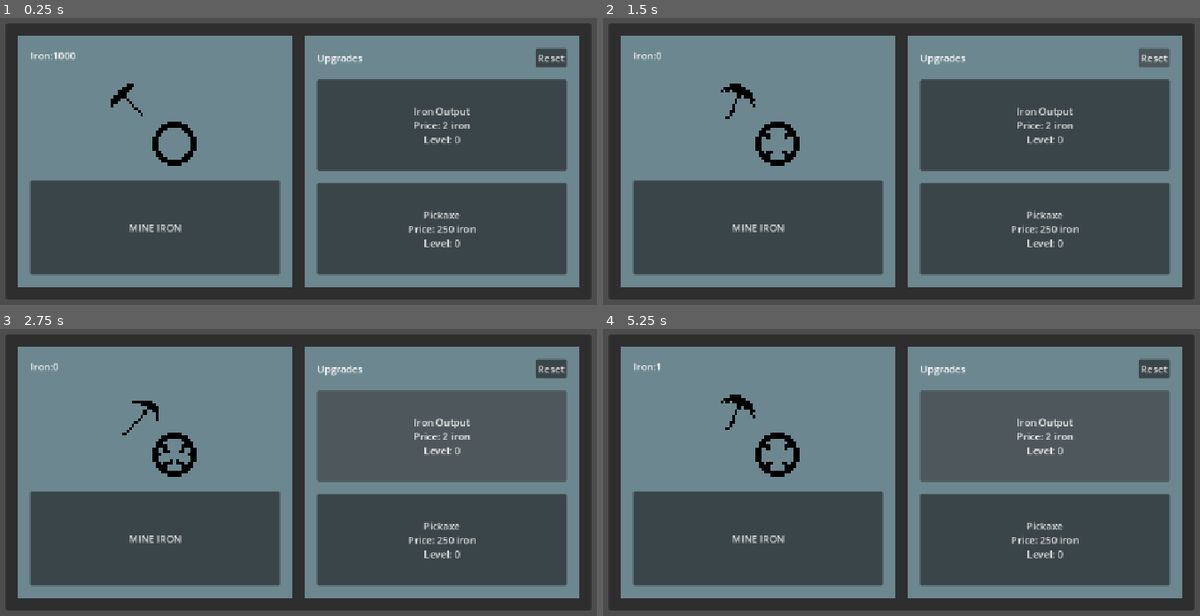
Above: before the commit, frames 1-4 (two rows, left to right).
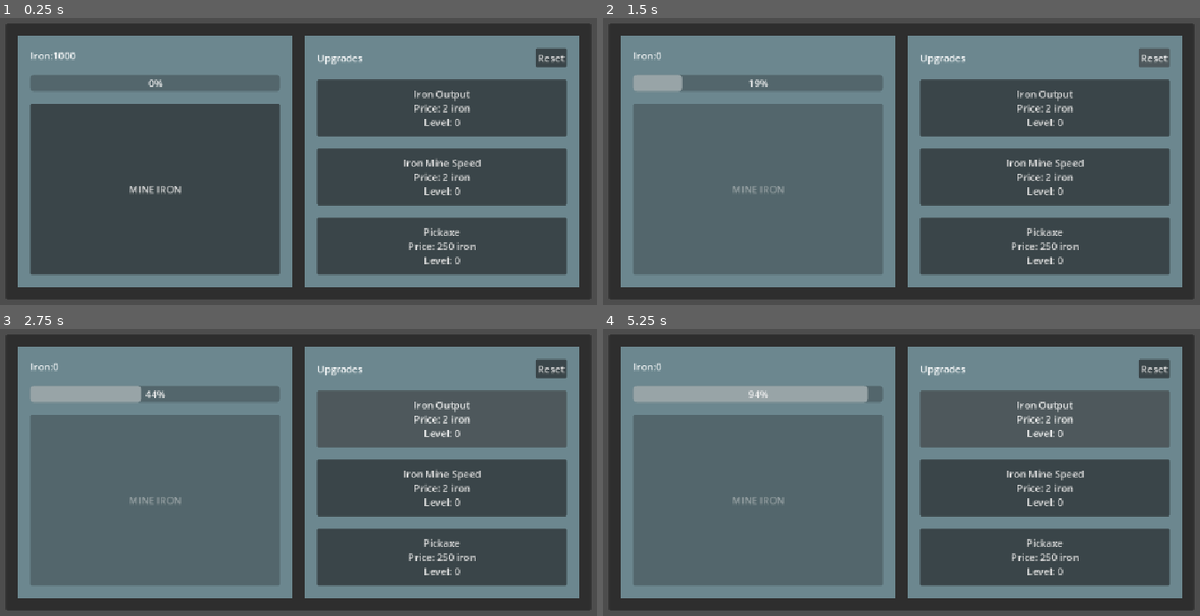
Above: after the commit, the same moments.

Repository: kmelkon/mine-incremental-tutorial-extended
Game: Godot game, scene res://main.tscn
Same seed, same stepped clock (60 frames per second), same inputs: the game is played once before the commit and once after it.
Inputs (mouse positions are in pixels of both pictures, inside the frame that each line leads up to):
- Up to frame 1 (0.25 s): no input
- Up to frame 2 (1.5 s): click "MINE IRON" at 0.5 s; click "Reset" at 1.25 s
- Up to frame 3 (2.75 s): click "Iron Output Price: 2 iron Lev…" at 2 s
- Up to frame 4 (5.25 s): click (1044, 486) at 2.75 s, where only the run after the commit has a clickable "Iron Mine Speed Price: 2 iron…"; click "Pickaxe Price: 250 iron Level…" at 3.5 s; click (758, 538) at 4.25 s, where only the run before the commit has a clickable "MINE IRON"; click "Iron Output Price: 2 iron Lev…" at 5 s

The runs differ from the first frame. In frame 1, 21% of the frame differs, in the area x 4-96%, y 20-86%; in frame 2, 33%; in frame 3, 34%; in frame 4, 34%, in the area x 5-96%, y 12-90%.

Commit message:
Make mining independant of animation speed

Diff:
--- a/main.gd
+++ b/main.gd
@@ -1,6 +1,5 @@
 extends Control
 
-@onready var mine_animation_player: AnimationPlayer = %MineAnimationPlayer
 @onready var mine_label: Label = %IronTotalLabel
 @onready var speed_upgrade_button: Button = %SpeedUpgradeButton
 @onready var reset_button: Button = %ResetButton
@@ -10,17 +9,17 @@
 @onready var coal_miner_unlock_button: Button = %CoalMinerUnlockButton
 @onready var coal_miner_upgrade_button: Button = %CoalMinerUpgradeButton
 @onready var mine_coal_button: Button = %MineCoalButton
+@onready var progress_bar: ProgressBar = %ProgressBar
+@onready var mine_iron_button: Button = %MineButton
 
 var game_data: GameData = GameData.new()
 var upgrade_data: UpgradeData = UpgradeData.new()
 
-var output_cost = 2
 var speed_cost = 2
 var passive_output_cost = 2
 var speed = 1
 var output = 1
 var coal_output = 1
-var output_max = 10
 var passive_output_time = 1
 var passive_output = 0
 var coal_miner_unlock_cost = 100
@@ -29,10 +28,13 @@
 	"coal": 50
 }
 var coal_miner_unlocked = false
-
+@export var mining_output_time = 5.0
 
 func _ready() -> void:
 	game_data.resources_changed.connect(_on_resources_changed)
+
+	progress_bar.max_value = 100
+	progress_bar.value = 0
 	# this will set up every upgrade button we add in the future instead of doing it manually one by one like it's 1990
 	for node in get_tree().get_nodes_in_group("upgrade_buttons"):
 		var upgrade_button := node as UpgradeButtonControl
@@ -44,31 +46,33 @@
 		coal_miner_unlock_button.disabled = true
 
 func _on_button_pressed() -> void:
-	mine_animation_player.play("mine")
+	mine_iron_button.disabled = true
+	progress_bar.value = 0
 
-
-func _on_animation_player_animation_finished(anim_name: StringName) -> void:
-	game_data.add_resource("iron", output)
-	update_text()
+	var tween = create_tween()
+	tween.tween_property(
+		progress_bar,
+		"value",
+		progress_bar.max_value,
+		mining_output_time
+	)
+	tween.finished.connect(_on_mine_tween_complete)
 
 func _on_speed_upgrade_button_pressed() -> void:
 	if game_data.can_spend_resource("iron", speed_cost):
 		game_data.spend_resource("iron", speed_cost)
 		speed += 1
-		mine_animation_player.speed_scale = speed
 		update_text()
 
 
 func _on_reset_button_pressed() -> void:
 	game_data.reset()
-	output_cost = 2
 	speed_cost = 2
 	speed = 1
 	output = 1
-	output_max = 10
 	passive_output_time = 1
 	passive_output = 0
-	mine_animation_player.speed_scale = speed
+	mining_output_time = 5.0
 	update_text()
 
 func update_text():
@@ -139,3 +143,9 @@
 				upgrade_data.buy_upgrade(upgrade_id)
 				output += 1
 				print("IRON OUTPUT BOUGHT")
+
+func _on_mine_tween_complete() -> void:
+	mine_iron_button.disabled = false
+	game_data.add_resource("iron", output)
+	print("tween complete")
+	update_text()
--- a/main.tscn
+++ b/main.tscn
@@ -46,7 +46,7 @@
 tracks/0/keys = {
 "times": PackedFloat32Array(0),
 "transitions": PackedFloat32Array(1),
-"update": 1,
+"update": 0,
 "values": [ExtResource("1_qsp4k")]
 }
 
@@ -139,7 +139,12 @@
 layout_mode = 2
 size_flags_horizontal = 10
 
+[node name="ProgressBar" type="ProgressBar" parent="MarginContainer/PanelContainer/MarginContainer/HBoxContainer/MineSpace/MarginContainer/VBoxContainer" unique_id=111829721]
+unique_name_in_owner = true
+layout_mode = 2
+
 [node name="TextureRect" type="TextureRect" parent="MarginContainer/PanelContainer/MarginContainer/HBoxContainer/MineSpace/MarginContainer/VBoxContainer" unique_id=1813464769]
+visible = false
 texture_filter = 1
 layout_mode = 2
 size_flags_horizontal = 4
@@ -203,6 +208,11 @@
 layout_mode = 2
 size_flags_vertical = 3
 text = "Speed"
+
+[node name="SpeedUpgradeButtonControl" parent="MarginContainer/PanelContainer/MarginContainer/HBoxContainer/Upgrades/MarginContainer/VBoxContainer" unique_id=1616399668 groups=["upgrade_buttons"] instance=ExtResource("3_htxhm")]
+unique_name_in_owner = true
+layout_mode = 2
+upgrade_id = &"iron_mine_speed"
 
 [node name="PassiveOutputButton" type="Button" parent="MarginContainer/PanelContainer/MarginContainer/HBoxContainer/Upgrades/MarginContainer/VBoxContainer" unique_id=1830355551]
 unique_name_in_owner = true
--- a/upgrade_data.gd
+++ b/upgrade_data.gd
@@ -18,6 +18,14 @@
 		"cost": { "iron": 2 },
 		"amount": 0,
 		"level": 0
+	},
+	"iron_mine_speed": {
+		"name": "Iron Mine Speed",
+		"description": "Mine iron. Faster.",
+		"cost": { "iron": 2 },
+		"amount": 0,
+		"level": 0,
+		"max_level": 10
 	}
 }
 
@@ -33,6 +41,11 @@
 			upgrades["iron_output"]["level"] += 1
 			upgrades["iron_output"]["cost"]["iron"] = ceili(upgrades["iron_output"]["cost"]["iron"] * 1.15)
 			upgrade_bought.emit(upgrade_id)
+		&"iron_mine_speed":
+			upgrades["iron_mine_speed"]["amount"] += 1
+			upgrades["iron_mine_speed"]["level"] += 1
+			upgrades["iron_mine_speed"]["cost"]["iron"] = ceili(upgrades["iron_output"]["cost"]["iron"] * 1.20)
+			upgrade_bought.emit(upgrade_id)
 
 func get_upgrade_cost(upgrade_id: StringName) -> int:
 	match upgrade_id:
@@ -40,4 +53,10 @@
 			return upgrades["pickaxe"]["cost"]["iron"]
 		&"iron_output":
 			return upgrades["iron_output"]["cost"]["iron"]
+		&"iron_mine_speed":
+			return upgrades["iron_mine_speed"]["cost"]["iron"]
 	return -1
+
+func reset_upgrades() -> void:
+#	reset all upgrade data to  initial here
+	pass
